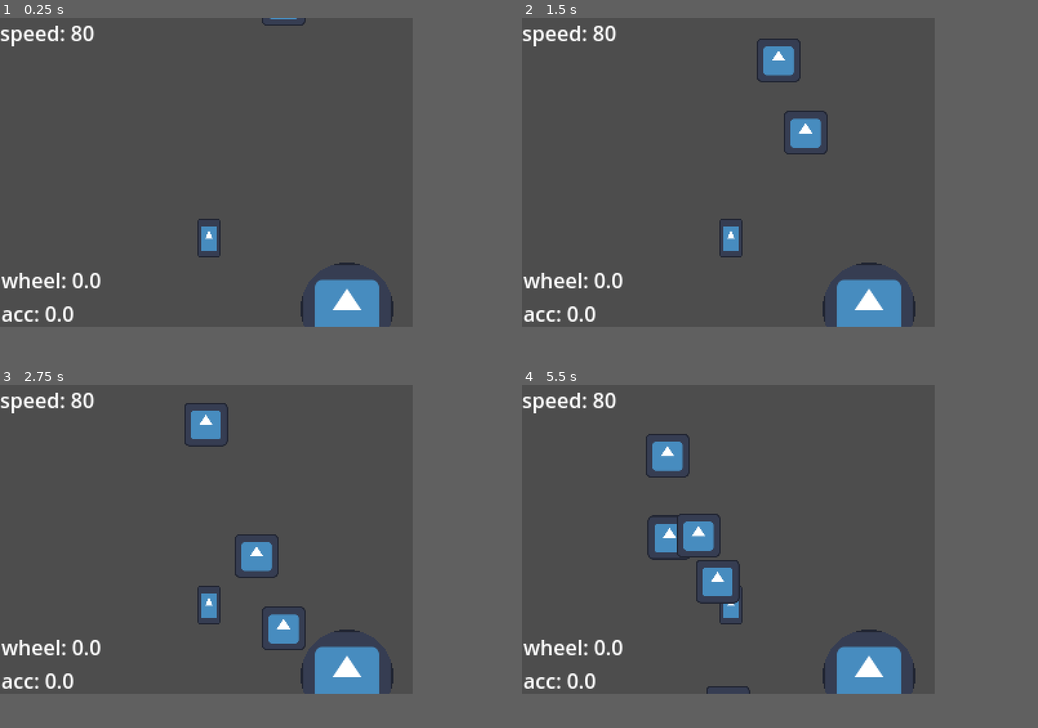
Above: before the commit, frames 1-4 (two rows, left to right).
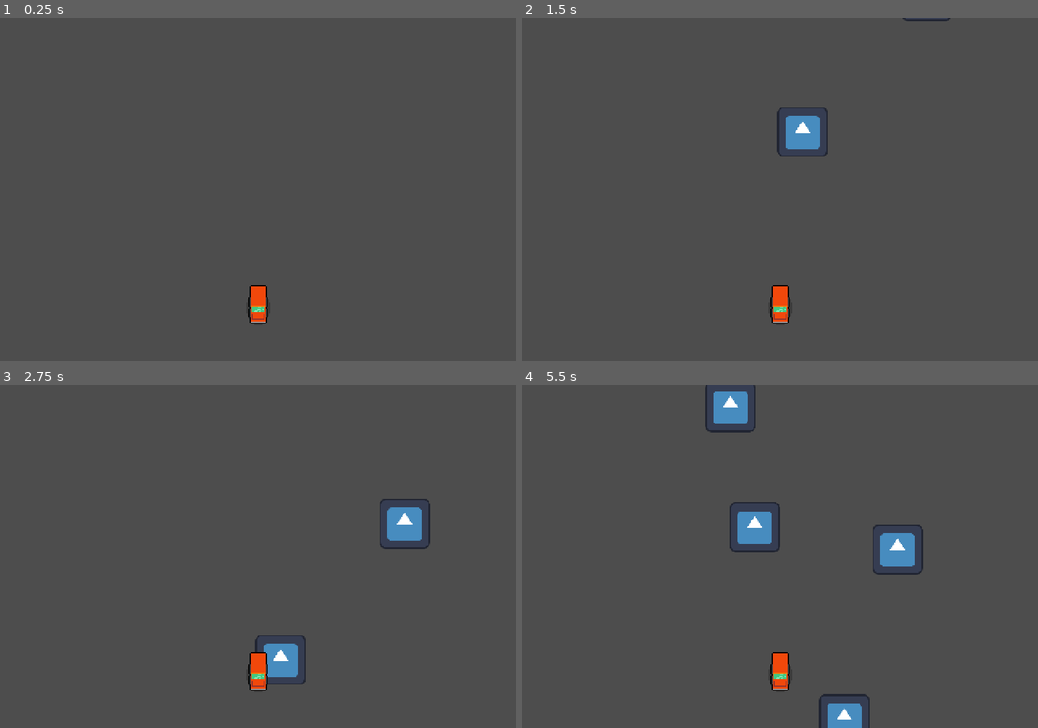
Above: after the commit, the same moments.

Repository: GerrZa/thailandgamejam-roadtrip
Game: Godot game, scene res://src/level/test_level/test_level.tscn
Same seed, same stepped clock (60 frames per second), same inputs: the game is played once before the commit and once after it. Before the commit the project starts from res://prototypes/ptt1/level.tscn. The engine's default icon, where the game draws it, is replaced by a stand-in: a white triangle on a blue panel in a dark square.
Inputs:
- Up to frame 1 (0.25 s): no input
- Up to frame 2 (1.5 s): no input
- Up to frame 3 (2.75 s): no input
- Up to frame 4 (5.5 s): no input
In our replay, the window is 640x480 before the commit and 800x533 after it. These sizes can differ from the game's own. Grey fills any space a smaller window leaves; there, only what the larger window draws over its background counts as a difference.

The runs differ from the first frame. In frame 1, 3.6% of the frame differs, in the area x 0-77%, y 0-91%; in frame 2, 4.6%; in frame 3, 6.9%; in frame 4, 8.8%, in the area x 0-78%, y 0-100%.

Commit message:
basic movement

Diff:
--- a/project.godot
+++ b/project.godot
@@ -11,12 +11,18 @@
 [application]
 
 config/name="thaigamejam_roadtrip"
-run/main_scene="uid://clwftphifl7yo"
+run/main_scene="uid://c68ddco5n8y3o"
 config/features=PackedStringArray("4.4", "Forward Plus")
 config/icon="res://icon.svg"
 
 [display]
 
-window/size/viewport_width=320
-window/size/viewport_height=240
+window/size/viewport_width=480
+window/size/viewport_height=320
+window/size/window_width_override=960
+window/size/window_height_override=640
 window/stretch/mode="viewport"
+
+[rendering]
+
+textures/canvas_textures/default_texture_filter=0
--- a/prototypes/ptt1/level.tscn
+++ b/prototypes/ptt1/level.tscn
@@ -1,7 +1,8 @@
 [gd_scene load_steps=6 format=3 uid="uid://clwftphifl7yo"]
 
 [ext_resource type="PackedScene" uid="uid://bbj7xw2ehw2ni" path="res://prototypes/ptt1/cars.tscn" id="1_t7dni"]
-[ext_resource type="Texture2D" uid="uid://0nhs4ny4mxpu" path="res://icon.svg" id="2_k1841"]
+[ext_resource type="Shader" uid="uid://djffngelxs6pn" path="res://src/shader/circle_sprite.gdshader" id="2_clgik"]
+[ext_resource type="Texture2D" uid="uid://ixgn5gtkhr8q" path="res://icon.svg" id="2_k1841"]
 
 [sub_resource type="GDScript" id="GDScript_k1841"]
 script/source = "extends Node2D
@@ -42,7 +43,7 @@
 		randomize()
 		var new_sprite = Sprite2D.new()
 		new_sprite.texture = load(\"res://icon.svg\")
-		new_sprite.scale = Vector2(0.266,0.266)
+		new_sprite.scale = Vector2(0.366,0.366)
 		new_sprite.position.y = randf_range(-10, -100)
 		new_sprite.position.x = randf_range(90,220)
 
@@ -50,26 +51,8 @@
 
 "
 
-[sub_resource type="Shader" id="Shader_k1841"]
-code = "shader_type canvas_item;
-
-float findDistance(vec2 pos1, vec2 pos2){
-	return sqrt(pow(pos1.x-pos2.x,2) + pow(pos1.y-pos2.y,2));
-}
-
-void vertex() {
-	// Called for every vertex the material is visible on.
-}
-
-void fragment() {
-	if (findDistance(UV, vec2(0.5)) > 0.5){
-		COLOR = vec4(0);
-	}
-}
-"
-
 [sub_resource type="ShaderMaterial" id="ShaderMaterial_clgik"]
-shader = SubResource("Shader_k1841")
+shader = ExtResource("2_clgik")
 
 [node name="Level" type="Node2D"]
 script = SubResource("GDScript_k1841")
--- /dev/null
+++ b/src/car/car.tscn
@@ -0,0 +1,184 @@
+[gd_scene load_steps=11 format=3 uid="uid://cvdjeuqi55t5a"]
+
+[ext_resource type="Texture2D" uid="uid://wf26b7xbyu5f" path="res://asset/car/car_slice.png" id="1_iox4k"]
+[ext_resource type="Shader" uid="uid://dch6ui5g2x52e" path="res://src/shader/outline.gdshader" id="2_xlk8c"]
+[ext_resource type="Texture2D" uid="uid://ixgn5gtkhr8q" path="res://icon.svg" id="3_ikygv"]
+[ext_resource type="Shader" uid="uid://djffngelxs6pn" path="res://src/shader/circle_sprite.gdshader" id="3_tf5ac"]
+
+[sub_resource type="GDScript" id="GDScript_tmscv"]
+script/source = "extends Node2D
+
+var car_slice_text = preload(\"res://asset/car/car_slice.png\")
+
+var x_input = 0.0
+
+var speed = 0.0
+var acc = 10
+const MAX_SPEED = 5.0
+var external_force_x = 0
+
+@export var main_speed = 40;
+
+var press_delta = 0.0
+var press_dir = \"none\"
+var MAX_PRESS_DELTA = 0.15
+
+var DEF_DASH_CD = 1.2
+var dash_cd = 0.0
+
+var dash_speed = 0.0
+const DEF_DASH_SPEED = 340.0
+
+var car_pos = Vector2.ZERO
+var car_pos_vel = Vector2.ZERO
+
+var hp = 3
+
+func _ready() -> void:
+	#init sprite
+	for i in range(13):
+		var new_slice = Sprite2D.new()
+		$SubViewport/car_slice.add_child(new_slice)
+
+		new_slice.position.y = -i
+		new_slice.centered = true
+		new_slice.texture = car_slice_text
+		new_slice.hframes = 13
+		new_slice.flip_v = true
+		new_slice.frame = i
+
+
+func _physics_process(delta: float) -> void:
+
+	#car render
+	car_pos += car_pos_vel * delta
+	if car_pos.y < 0.0:
+		car_pos_vel.y += 160 * delta
+
+	$car_render.position = car_pos
+	car_pos.y = clamp(car_pos.y, -INF, 0.0)
+
+	$SubViewport/car_slice.scale = lerp($SubViewport/car_slice.scale, Vector2(1,1), 0.1)
+
+	#acceleration
+	if Input.is_action_just_pressed(\"ui_up\"):
+		main_speed += 20
+		DEF_DASH_CD *= 0.9
+		$SubViewport/car_slice.scale = Vector2(0.8, 1.3)
+
+	#dash
+	if Input.is_action_just_pressed(\"ui_right\"):
+		if press_dir == \"right\" and press_delta > 0.0 and dash_cd < 0.0:
+			press_delta = 0.0
+			dash_cd = DEF_DASH_CD
+			dash()
+
+		press_dir = \"right\"
+		press_delta = MAX_PRESS_DELTA
+	elif Input.is_action_just_pressed(\"ui_left\"):
+		if press_dir == \"left\" and press_delta > 0.0 and dash_cd < 0.0:
+			press_delta = 0.0
+			dash_cd = DEF_DASH_CD
+			dash()
+
+		press_dir = \"left\"
+		press_delta = MAX_PRESS_DELTA
+
+	press_delta -= delta
+	dash_cd -= delta
+
+	#moving input
+	x_input = Input.get_axis(\"ui_left\", \"ui_right\")
+	speed += x_input * acc * delta
+
+	position.x += speed + (dash_speed * delta)
+	dash_speed = lerp(dash_speed, 0.0, 0.1)
+
+	print(speed)
+	speed = clamp(speed, -MAX_SPEED, MAX_SPEED)
+
+	#rotate car
+	for s in $SubViewport/car_slice.get_children():
+		s.rotation_degrees = lerp(s.rotation_degrees, (90 * 0.75) * (speed / MAX_SPEED), 0.4)
+
+func dash():
+	print(\"DASH\")
+	match press_dir:
+		\"right\":
+			speed = abs(speed)
+			dash_speed = DEF_DASH_SPEED
+		\"left\":
+			speed = -abs(speed)
+			dash_speed = -DEF_DASH_SPEED
+	press_dir = \"none\"
+
+
+
+func hurt(damage):
+	hp -= damage
+
+	if hp <= 0:
+		dead()
+
+func dead():
+	queue_free()
+"
+
+[sub_resource type="ShaderMaterial" id="ShaderMaterial_xlk8c"]
+resource_local_to_scene = true
+shader = ExtResource("2_xlk8c")
+shader_parameter/width = 208.0
+shader_parameter/height = 29.0
+shader_parameter/outlineColor = Color(0, 0, 0, 1)
+
+[sub_resource type="GDScript" id="GDScript_xlk8c"]
+script/source = "extends Sprite2D
+
+
+func _ready() -> void:
+	queue_free()
+"
+
+[sub_resource type="ShaderMaterial" id="ShaderMaterial_ikygv"]
+shader = ExtResource("2_xlk8c")
+shader_parameter/width = 64.0
+shader_parameter/height = 64.0
+shader_parameter/outlineColor = Color(0, 0, 0, 1)
+
+[sub_resource type="ViewportTexture" id="ViewportTexture_tmscv"]
+viewport_path = NodePath("SubViewport")
+
+[sub_resource type="ShaderMaterial" id="ShaderMaterial_k527v"]
+shader = ExtResource("3_tf5ac")
+
+[node name="Car" type="Node2D"]
+script = SubResource("GDScript_tmscv")
+
+[node name="car_preview" type="Sprite2D" parent="."]
+material = SubResource("ShaderMaterial_xlk8c")
+texture = ExtResource("1_iox4k")
+hframes = 13
+frame = 4
+script = SubResource("GDScript_xlk8c")
+
+[node name="SubViewport" type="SubViewport" parent="."]
+transparent_bg = true
+canvas_item_default_texture_filter = 0
+size = Vector2i(64, 64)
+
+[node name="Camera2D" type="Camera2D" parent="SubViewport"]
+offset = Vector2(0, -4)
+
+[node name="car_slice" type="Node2D" parent="SubViewport"]
+
+[node name="car_render" type="Sprite2D" parent="."]
+material = SubResource("ShaderMaterial_ikygv")
+texture = SubResource("ViewportTexture_tmscv")
+
+[node name="car_shadow" type="Sprite2D" parent="."]
+modulate = Color(0, 0, 0, 0.219608)
+z_index = -1
+material = SubResource("ShaderMaterial_k527v")
+position = Vector2(0, 2)
+scale = Vector2(0.171875, 0.257813)
+texture = ExtResource("3_ikygv")
--- /dev/null
+++ b/src/level/test_level/test_level.tscn
@@ -0,0 +1,52 @@
+[gd_scene load_steps=3 format=3 uid="uid://c68ddco5n8y3o"]
+
+[ext_resource type="PackedScene" uid="uid://cvdjeuqi55t5a" path="res://src/car/car.tscn" id="1_1yp2v"]
+
+[sub_resource type="GDScript" id="GDScript_tlnv8"]
+script/source = "extends Node2D
+
+
+# Called when the node enters the scene tree for the first time.
+func _ready() -> void:
+	for i in range(randi_range(5,8)):
+		spawn_obs(1)
+
+		randomize()
+
+		await get_tree().create_timer(randf_range(0.8, 2.7)).timeout
+
+# Called every frame. 'delta' is the elapsed time since the previous frame.
+func _process(delta: float) -> void:
+	pass
+
+func _physics_process(delta: float) -> void:
+	#$obs.position.y += ($Car.main_speed + 80) * delta
+	for i in $obs.get_children():
+		i.position.y += ($Car.main_speed + 80) * delta
+		if i.position.y > 400:
+			i.queue_free()
+			spawn_obs(1)
+
+func spawn_obs(count):
+	for i in range(count):
+		randomize()
+		var new_sprite = Sprite2D.new()
+		new_sprite.texture = load(\"res://icon.svg\")
+		new_sprite.scale = Vector2(0.366,0.366)
+		new_sprite.position.y = randf_range(-10, -80)
+		new_sprite.position.x = randf_range(100, 480-100)
+
+		get_node(\"obs\").add_child(new_sprite)
+
+"
+
+[node name="TestLevel" type="Node2D"]
+y_sort_enabled = true
+script = SubResource("GDScript_tlnv8")
+
+[node name="Car" parent="." instance=ExtResource("1_1yp2v")]
+position = Vector2(240, 268)
+
+[node name="Area2D" type="Area2D" parent="."]
+
+[node name="obs" type="Node2D" parent="."]
--- /dev/null
+++ b/src/shader/circle_sprite.gdshader
@@ -0,0 +1,15 @@
+shader_type canvas_item;
+
+float findDistance(vec2 pos1, vec2 pos2){
+	return sqrt(pow(pos1.x-pos2.x,2) + pow(pos1.y-pos2.y,2));
+}
+
+void vertex() {
+	// Called for every vertex the material is visible on.
+}
+
+void fragment() {
+	if (findDistance(UV, vec2(0.5)) > 0.5){
+		COLOR = vec4(0);
+	}
+}
--- /dev/null
+++ b/src/shader/outline.gdshader
@@ -0,0 +1,26 @@
+shader_type canvas_item;
+
+uniform float width;
+uniform float height;
+
+uniform vec4 outlineColor : source_color;
+
+void vertex() {
+	// Called for every vertex the material is visible on.
+}
+
+void fragment() {
+	float pixelSizeX = 1.0 / width;
+	float pixelSizeY = 1.0 / height;
+
+	if (texture(TEXTURE, UV + vec2(pixelSizeX, 0.0)).a > 0.0 || texture(TEXTURE, UV + vec2(-pixelSizeX, 0.0)).a > 0.0 ||texture(TEXTURE, UV + vec2(0.0, pixelSizeY)).a > 0.0 ||texture(TEXTURE, UV + vec2(0.0, -pixelSizeY)).a > 0.0){
+		if (COLOR.a < 0.5){
+			COLOR = outlineColor;
+		}
+	}
+}
+
+//void light() {
+//	// Called for every pixel for every light affecting the CanvasItem.
+//	// Uncomment to replace the default light processing function with this one.
+//}
Binary file added: asset/car/car_slice-sheet.png
Not shown, added: asset/car/car_slice-sheet.png.import
Binary file added: asset/car/car_slice.png
Not shown, added: asset/car/car_slice.png.import
Not shown, added: export/exporttest/thaigamejam_roadtrip.apple-touch-icon.png.import
Not shown, added: export/exporttest/thaigamejam_roadtrip.icon.png.import
Not shown, added: export/exporttest/thaigamejam_roadtrip.png.import
Not shown, added: export_presets.cfg
Not shown, changed: icon.svg.import
Binary file added: prototypes/Untitled.png
Not shown, added: prototypes/Untitled.png.import
Not shown, added: src/shader/circle_sprite.gdshader.uid
(and 13 more such lines)
